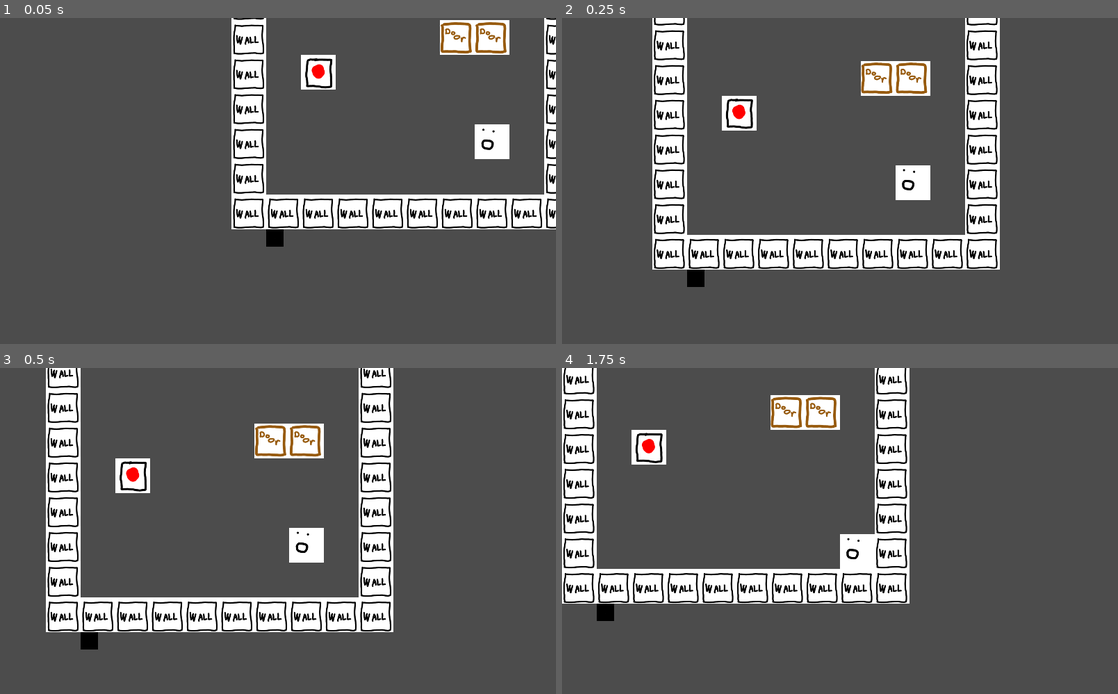
Above: before the commit, frames 1-4 (two rows, left to right).
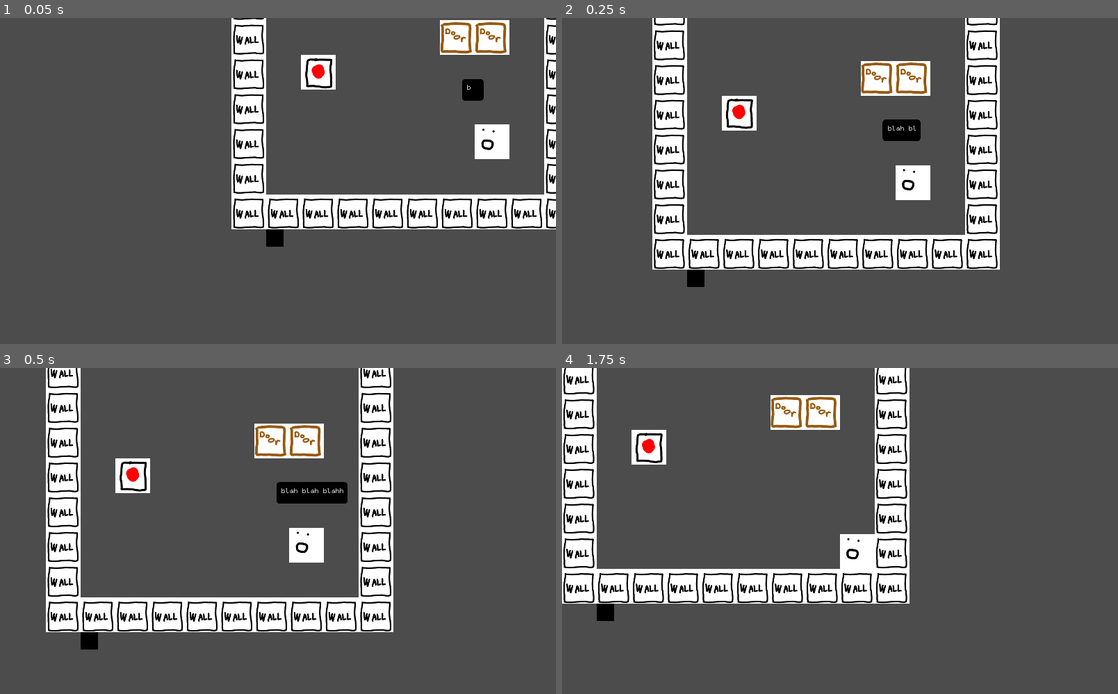
Above: after the commit, the same moments.

Repository: johnfn/LD50
Game: Godot game, scene res://MainScene.tscn
Same seed, same stepped clock (60 frames per second), same inputs: the game is played once before the commit and once after it.
Inputs:
- Up to frame 1 (0.05 s): no input
- Up to frame 2 (0.25 s): no input
- Up to frame 3 (0.5 s): no input
- Up to frame 4 (1.75 s): hold Right (ui_right) 0.53-1.28 s; tap X (advance_dialog) at 0.6, 1.35 s; hold Down (ui_down) from 1.28 s (still down)

The runs differ from the first frame. In frame 1, 0.3% of the frame differs, in the area x 83-87%, y 18-26%; in frame 2, 0.4%; in frame 3, 0.8%, in the area x 49-63%, y 34-42%; in frame 4, nothing differs.

Commit message:
move script

Diff:
--- a/Dialog.tscn
+++ b/Dialog.tscn
@@ -9,6 +9,7 @@
 font_data = ExtResource( 2 )
 
 [node name="Dialog" type="Node2D"]
+script = ExtResource( 3 )
 
 [node name="DialogUpscaler" type="Node2D" parent="."]
 scale = Vector2( 2, 2 )
@@ -25,7 +26,6 @@
 patch_margin_top = 20
 patch_margin_right = 20
 patch_margin_bottom = 20
-script = ExtResource( 3 )
 
 [node name="Label" type="RichTextLabel" parent="DialogUpscaler/Rect"]
 margin_left = 8.0
--- a/MainScene.tscn
+++ b/MainScene.tscn
@@ -123,7 +123,6 @@
 position = Vector2( 431, -473 )
 
 [node name="Dialog" parent="Player" instance=ExtResource( 10 )]
-visible = false
 
 [node name="Camera" type="Camera2D" parent="."]
 current = true
--- a/scripts/dialog.gd
+++ b/scripts/dialog.gd
@@ -1,5 +1,7 @@
-extends NinePatchRect
+extends Node2D
 
+onready var label = $DialogUpscaler/Rect/Label
+onready var rect = $DialogUpscaler/Rect
 
 var max_width = 400
 var text_speed = 2 # smaller = faster
@@ -9,13 +11,13 @@
   show_dialog_co()
 
 func resize_img():
-  var visible_text = $Label.text.substr(0, $Label.visible_characters)
+  var visible_text = label.text.substr(0, label.visible_characters)
 
-  var rect_size_oneline = $Label.get_font("normal_font").get_string_size(visible_text)
-  var new_rect_size = $Label.get_font("normal_font").get_wordwrap_string_size(visible_text, max_width)
+  var rect_size_oneline = label.get_font("normal_font").get_string_size(visible_text)
+  var new_rect_size = label.get_font("normal_font").get_wordwrap_string_size(visible_text, max_width)
 
   new_rect_size.x = min(rect_size_oneline.x, new_rect_size.x)
-  rect_size = new_rect_size + Vector2(16, 16)
+  rect.rect_size = new_rect_size + Vector2(16, 16)
 
 func show_dialog_co():
   var text_to_show = "blah blah blahhhblah asdklfjhas dlkfh adlskfj adslkjad lkjads lkf adslkfh alskfjh asdf"
@@ -23,8 +25,8 @@
   var skip = false
 
   for text_len in range(text_to_show.length()):
-    $Label.text = text_to_show
-    $Label.visible_characters = text_len
+    label.text = text_to_show
+    label.visible_characters = text_len
 
     resize_img()
 
@@ -41,7 +43,7 @@
 
   yield(get_tree(), "idle_frame")
 
-  $Label.visible_characters = text_to_show.length()
+  label.visible_characters = text_to_show.length()
   resize_img()
 
   while true:
